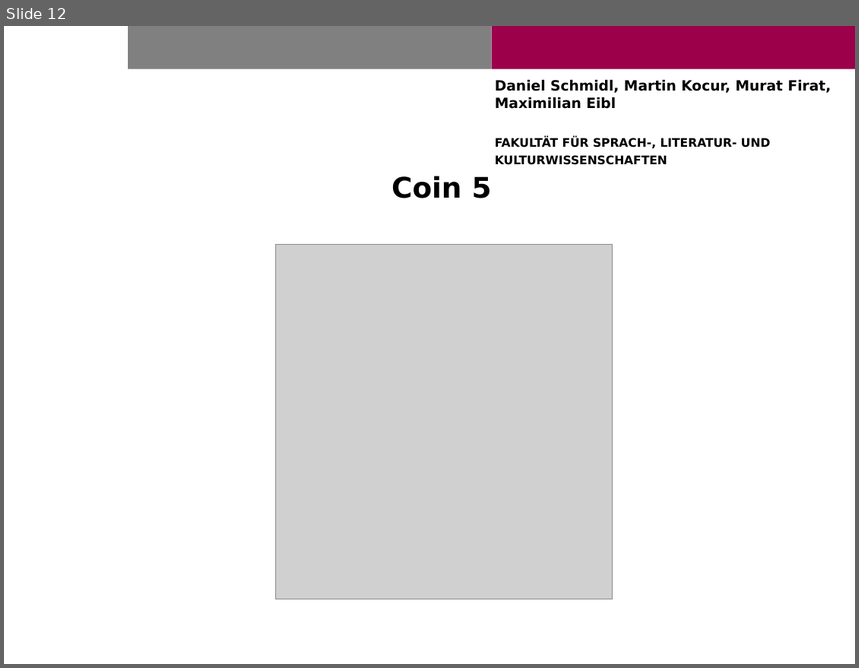
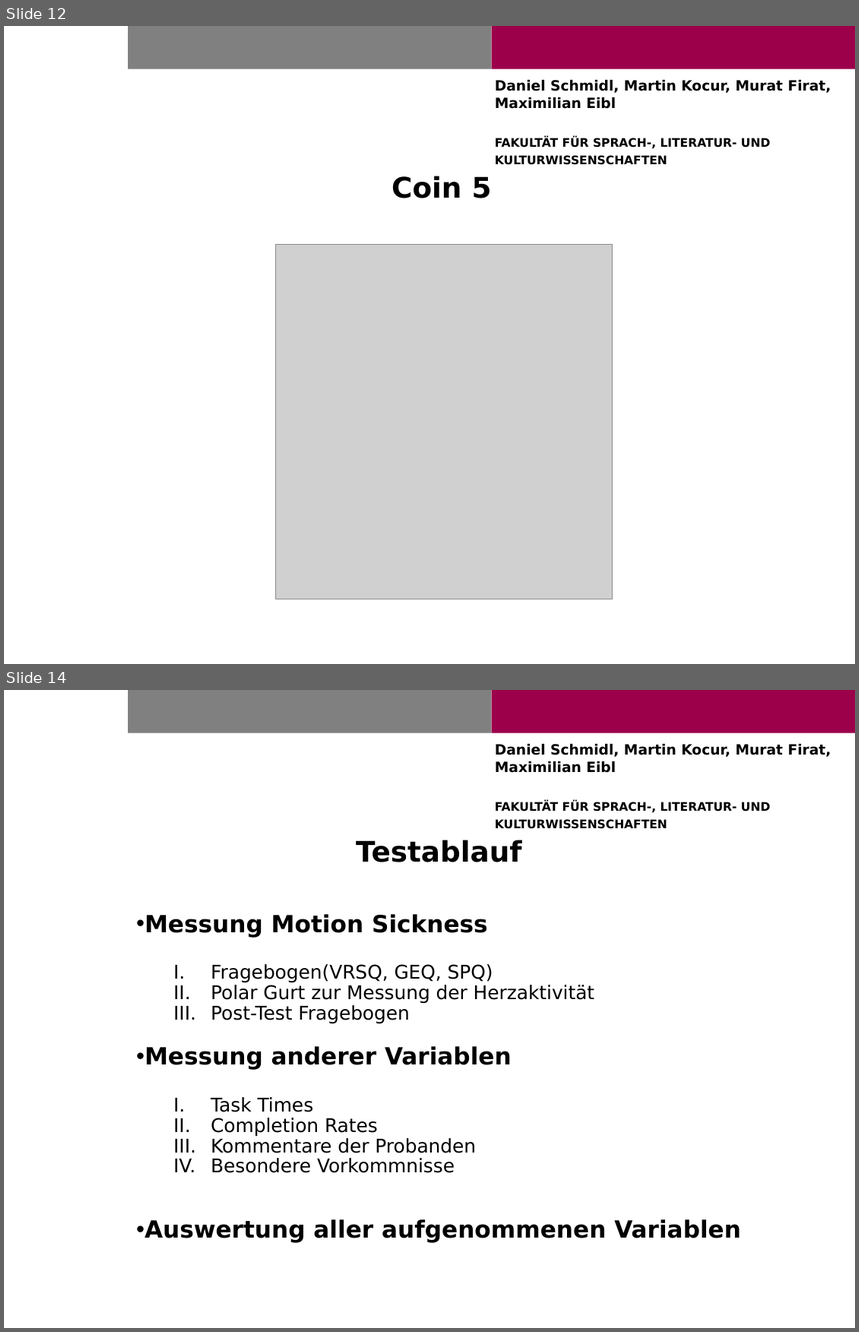
Before and after one commit to dschmidl/GE_Project, a slide deck: Präsentationen/MSGESR3.pptx. Shown one above the other, each under a label of ours: slide 12 before the commit, slides 12 and 14 after it; the slides between them are not shown. The pictures are 859x668 and 859x1332 pixels, drawn with LibreOffice and Linux fonts; fonts in the diff are those of the drawing; grey boxes stand for pictures; background and template pictures are left out. Boxes give left, top, right and bottom in pixels: in the first picture for what was removed or moved away, otherwise in the second. Text is boxed around its words. In the diff, an @@ line names an element or a change of style, - is before the commit and + after.

```diff
--- a/Präsentationen/MSGESR3.pptx
+++ b/Präsentationen/MSGESR3.pptx
@@ slide 14 added at [4, 690, 855, 1328], background #FFFFFF; not listed: 3 template elements that a slide beside it also shows @@
@@ title added at [356, 840, 522, 863], 24 pt, text #000000, bold @@
+Testablauf
@@ text added at [145, 914, 741, 1243], 16 pt, text #000000 @@
+• Messung Motion Sickness
+  I. Fragebogen(VRSQ, GEQ, SPQ)
+  II. Polar Gurt zur Messung der Herzaktivität
+  III. Post-Test Fragebogen
+• Messung anderer Variablen
+  I. Task Times
+  II. Completion Rates
+  III. Kommentare der Probanden
+  IV. Besondere Vorkommnisse
+• Auswertung aller aufgenommenen Variablen
```
Also in this commit, not shown: 1 other slide added, 1 slide removed, 8 other files.
